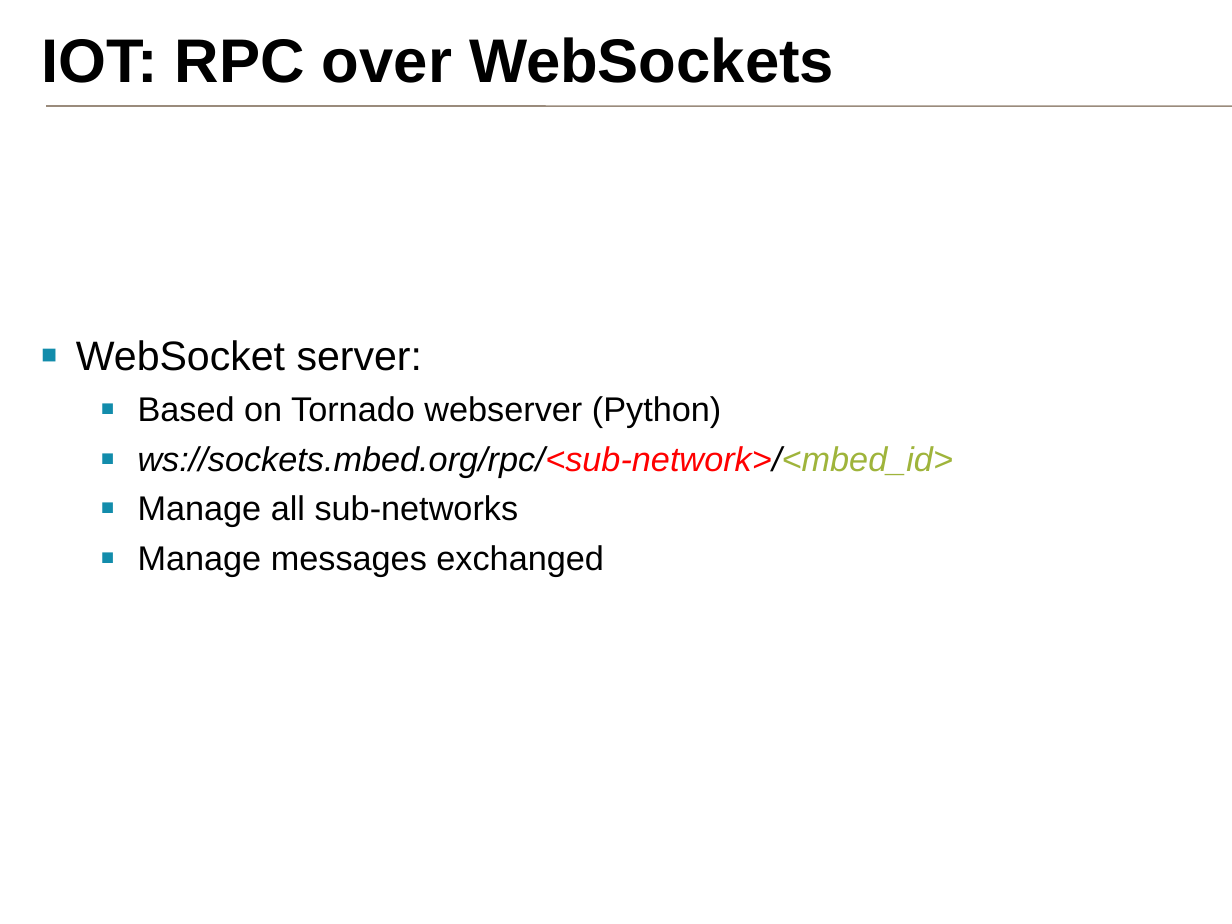
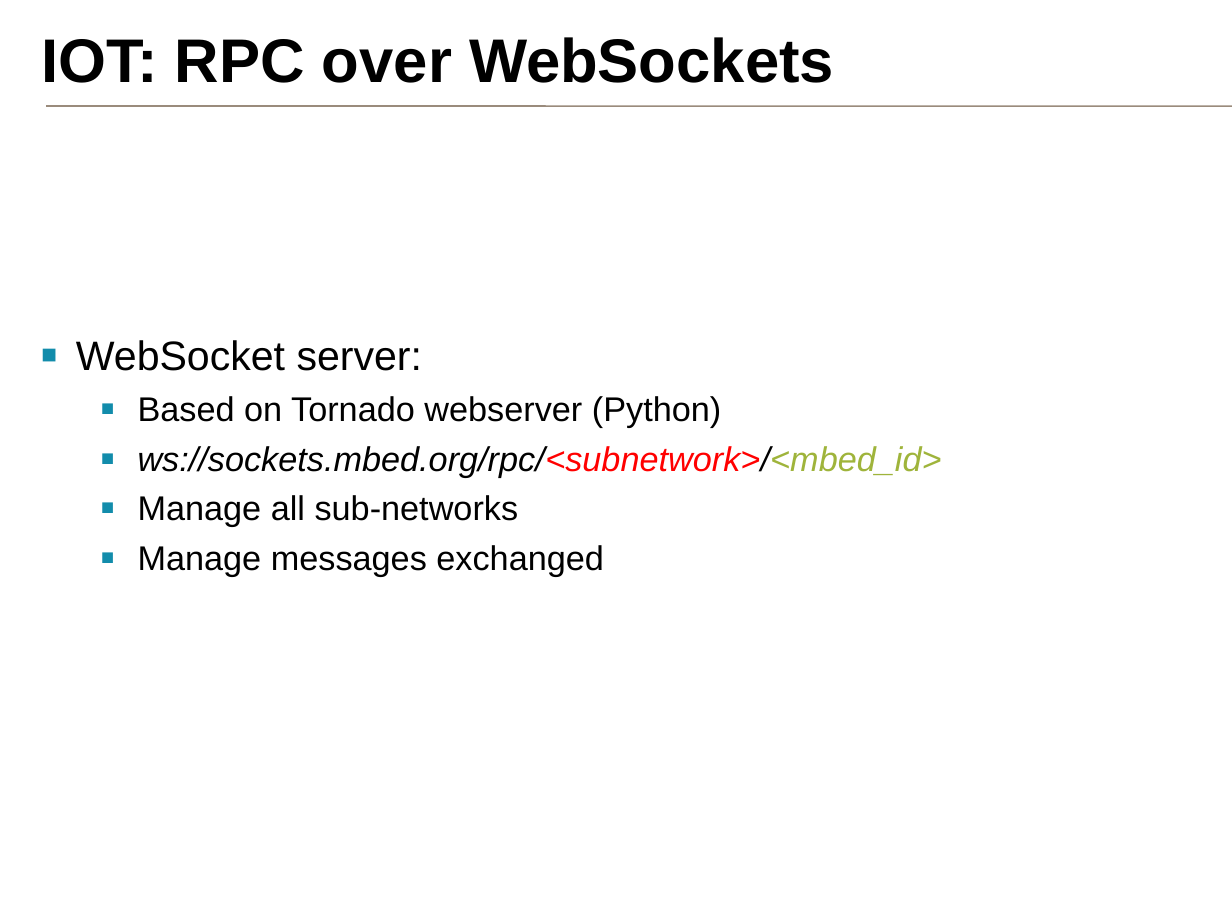
Before and after one commit to samux/ARM-internship-report, a slide deck: slide 17 of presentation_en/pres.pptx. Drawn at 1232x924 pixels with LibreOffice and Linux fonts; fonts in the diff are those of the drawing; background and template pictures are left out. Boxes give left, top, right and bottom in pixels: in the first picture for what was removed or moved away, otherwise in the second. Text is boxed around its words. In the diff, an @@ line names an element or a change of style, - is before the commit and + after.

```diff
--- a/presentation_en/pres.pptx
+++ b/presentation_en/pres.pptx
@@ text at <box>138,446,942,477</box>: text changed @@
-  ▪ ws://sockets.mbed.org/rpc/<sub-network>/<mbed_id>
+  ▪ ws://sockets.mbed.org/rpc/<subnetwork>/<mbed_id>
```
Also in this commit, not shown: 7 other slides changed, 7 other files.
